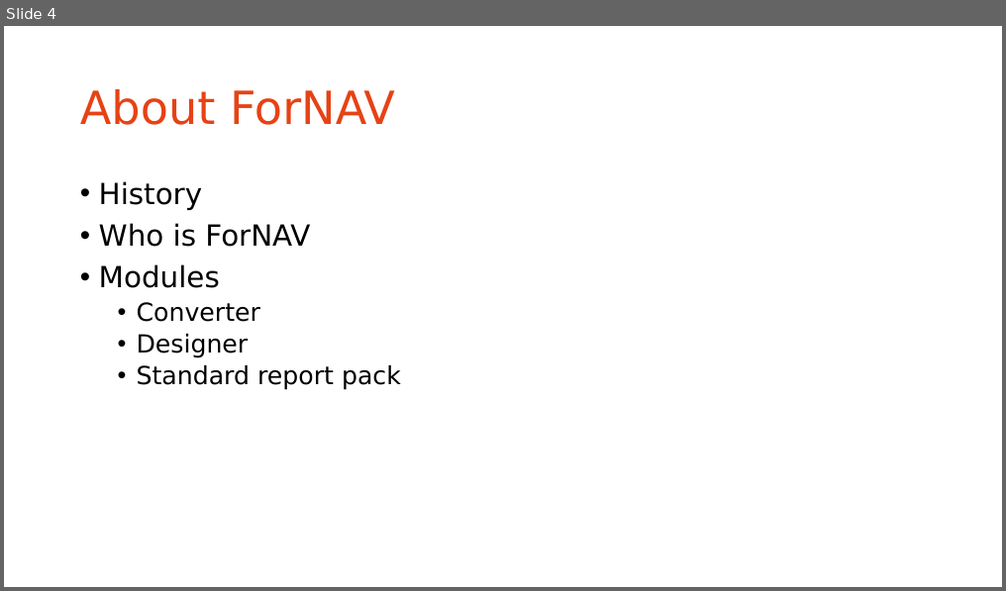
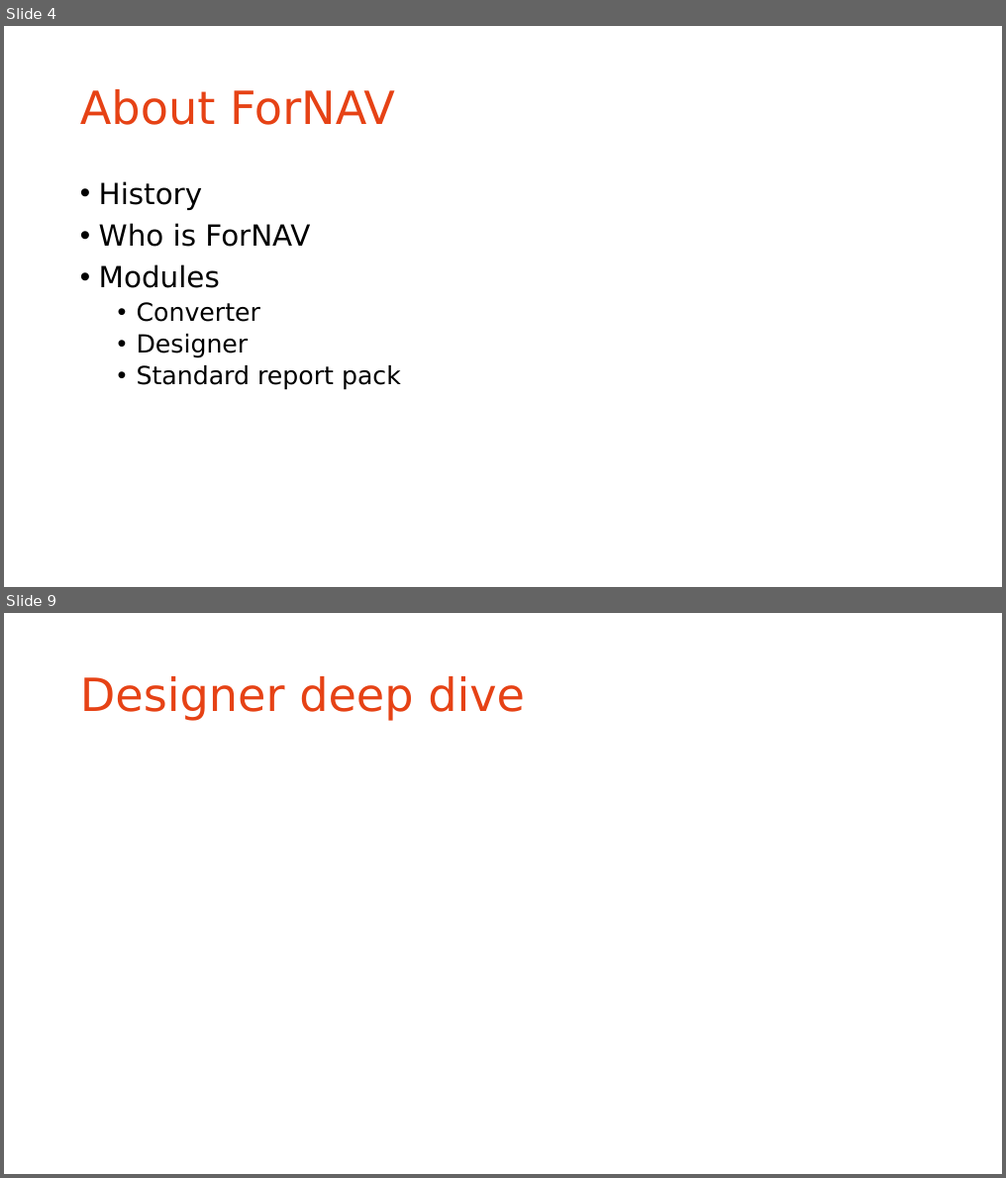
Before and after one commit to renebrummel/ForNAV.TrainingModules, a slide deck: Powerpoint/Webinar.pptx. Shown one above the other, each under a label of ours: slide 4 before the commit, slides 4 and 9 after it; the slides between them are not shown. The pictures are 1006x591 and 1006x1178 pixels, drawn with LibreOffice and Linux fonts; fonts in the diff are those of the drawing; background and template pictures are left out. Boxes give left, top, right and bottom in pixels: in the first picture for what was removed or moved away, otherwise in the second. Text is boxed around its words. In the diff, an @@ line names an element or a change of style, - is before the commit and + after.

```diff
--- a/Powerpoint/Webinar.pptx
+++ b/Powerpoint/Webinar.pptx
@@ slide 9 added at (x1=4, y1=613, x2=1002, y2=1174), background #FFFFFF @@
@@ title added at (x1=80, y1=676, x2=525, y2=721), 44 pt, text #E64215 @@
+Designer deep dive
```
Also in this commit, not shown: 16 other slides added, 1 slide removed, 2 other files.
